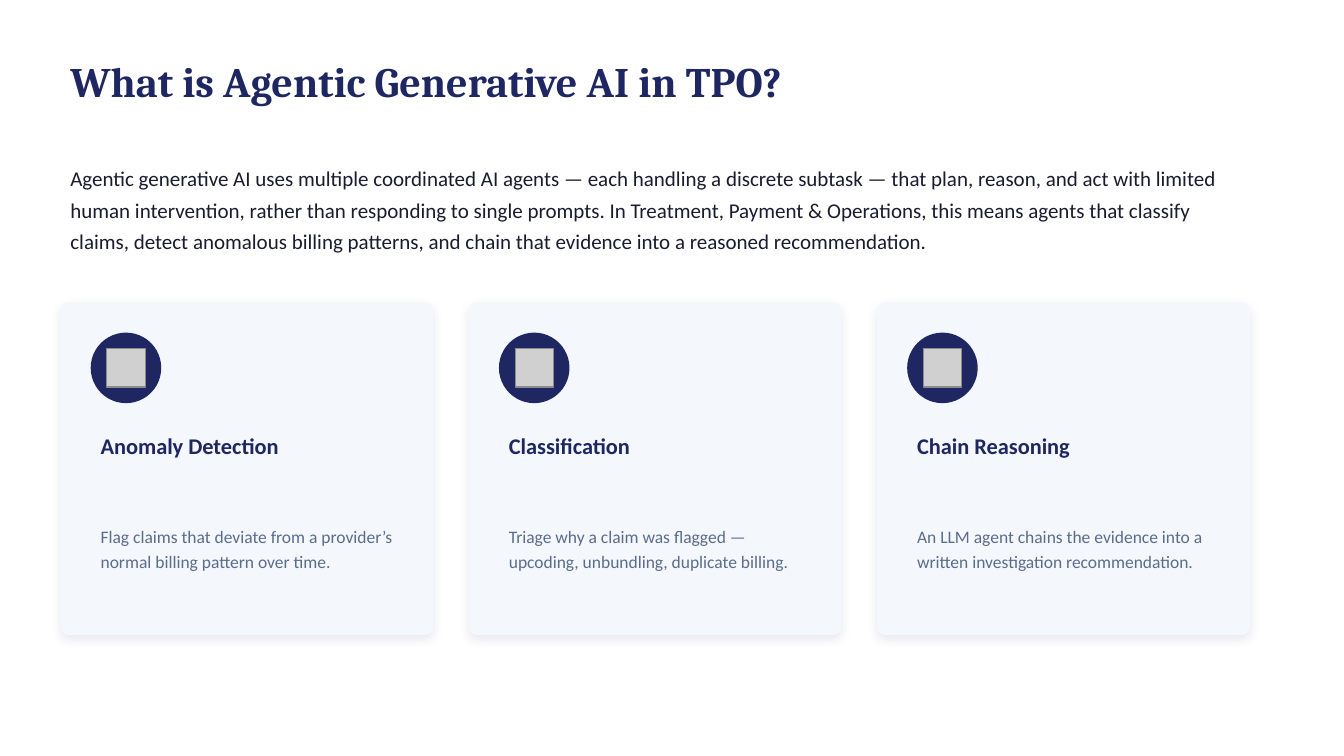
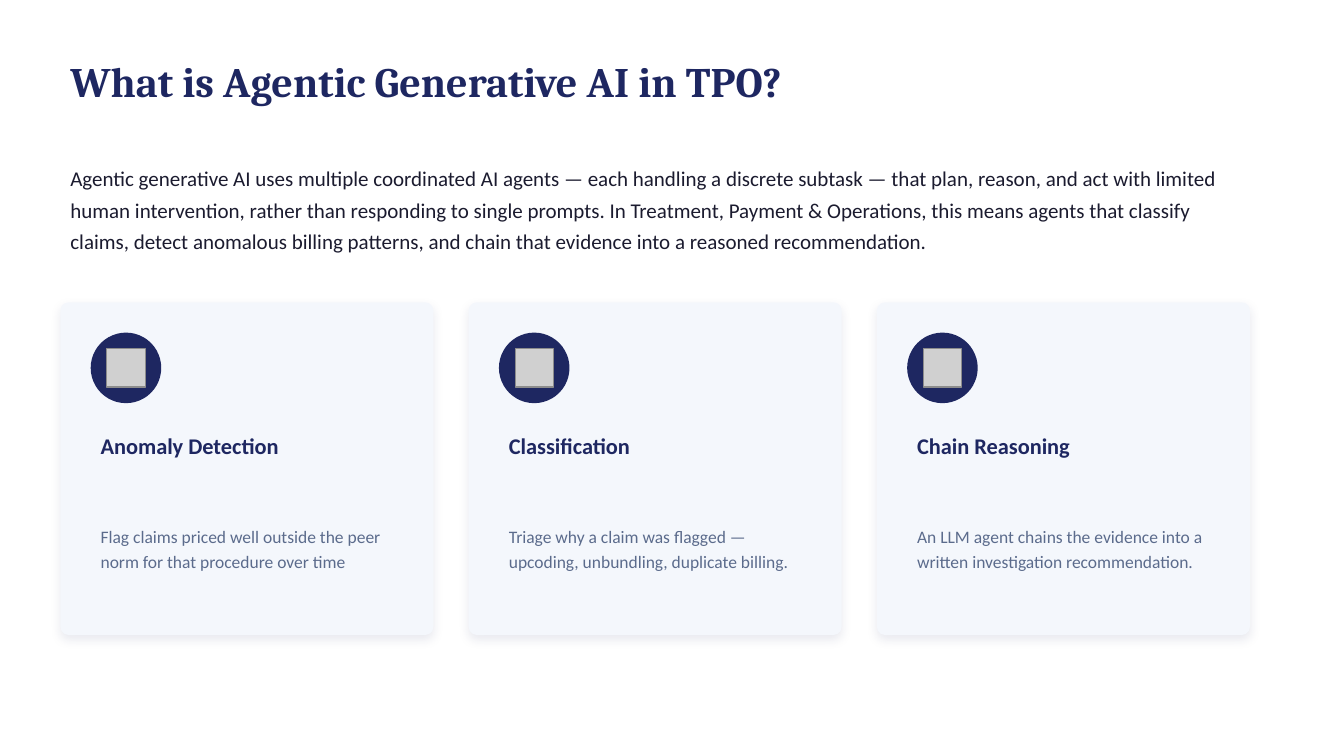
Before and after one commit to Aryan-2602/coviti-agentic-payment-integrity, a slide deck: slide 2 of Cotiviti_Slides_Aryan_Maheshwari.pptx. Drawn at 1344x756 pixels with LibreOffice and Linux fonts; fonts in the diff are those of the drawing; grey boxes stand for pictures. Boxes give left, top, right and bottom in pixels: in the first picture for what was removed or moved away, otherwise in the second. Text is boxed around its words. In the diff, an @@ line names an element or a change of style, - is before the commit and + after.

```diff
--- a/Cotiviti_Slides_Aryan_Maheshwari.pptx
+++ b/Cotiviti_Slides_Aryan_Maheshwari.pptx
@@ text at [101, 531, 381, 571]: text changed @@
-Flag claims that deviate from a provider’s normal billing pattern over time.
+Flag claims priced well outside the peer norm for that procedure over time
```
Also in this commit, not shown: 2 other files.
